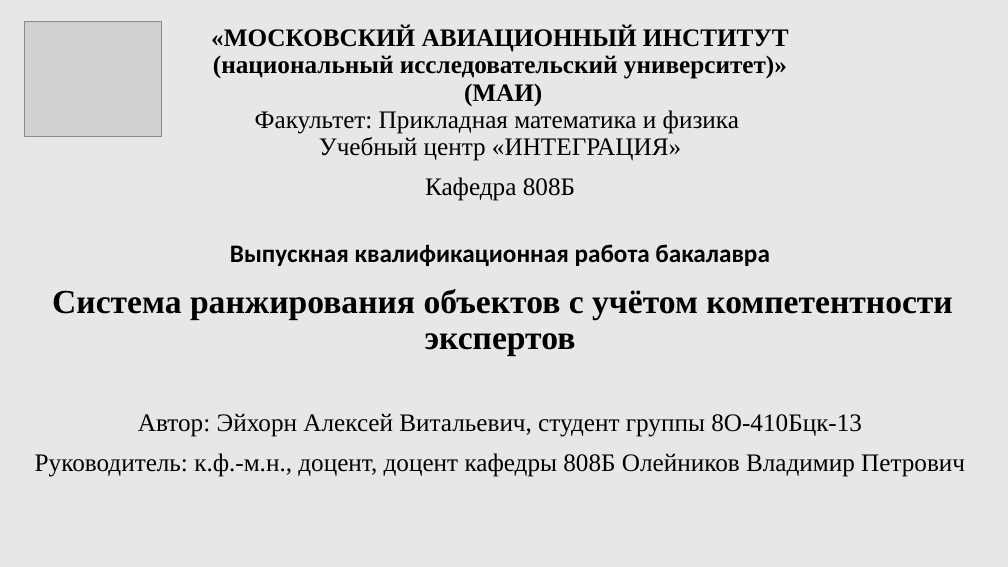
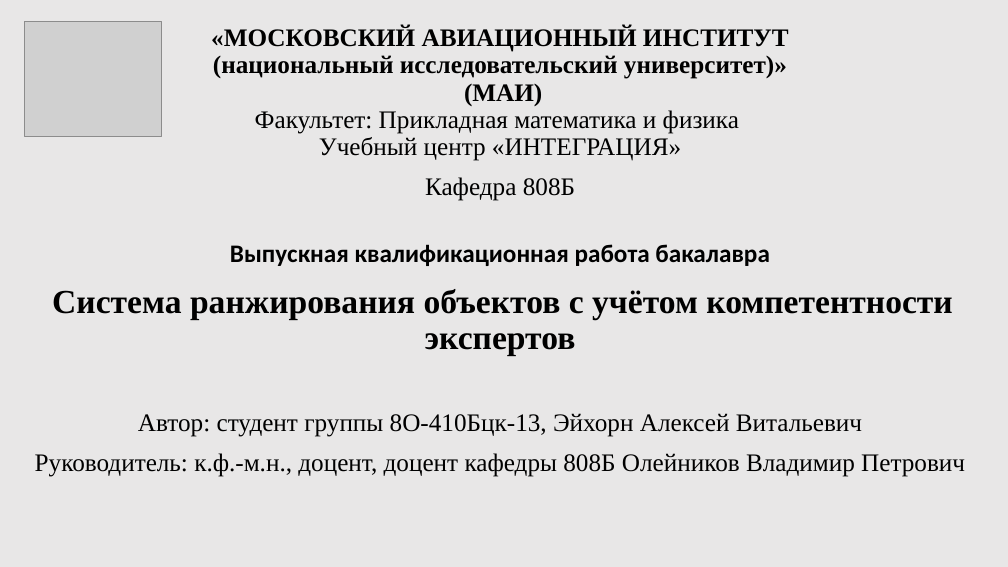
Before and after one commit to HORNetpy/testgitrepo, a slide deck: slide 1 of Docs/Мои документы/Презентация Microsoft PowerPoint.pptx. Drawn at 1008x567 pixels with LibreOffice and Linux fonts; fonts in the diff are those of the drawing; grey boxes stand for pictures. Boxes give left, top, right and bottom in pixels: in the first picture for what was removed or moved away, otherwise in the second. Text is boxed around its words. In the diff, an @@ line names an element or a change of style, - is before the commit and + after.

```diff
--- a/Docs/Мои документы/Презентация Microsoft PowerPoint.pptx
+++ b/Docs/Мои документы/Презентация Microsoft PowerPoint.pptx
@@ subtitle at box(138, 413, 862, 437): text changed @@
-Автор: Эйхорн Алексей Витальевич, студент группы 8О-410Бцк-13
+Автор: студент группы 8О-410Бцк-13, Эйхорн Алексей Витальевич
```
Also in this commit, not shown: 8 other slides changed, 6 slides added, 1 slide removed, 4 other files.
